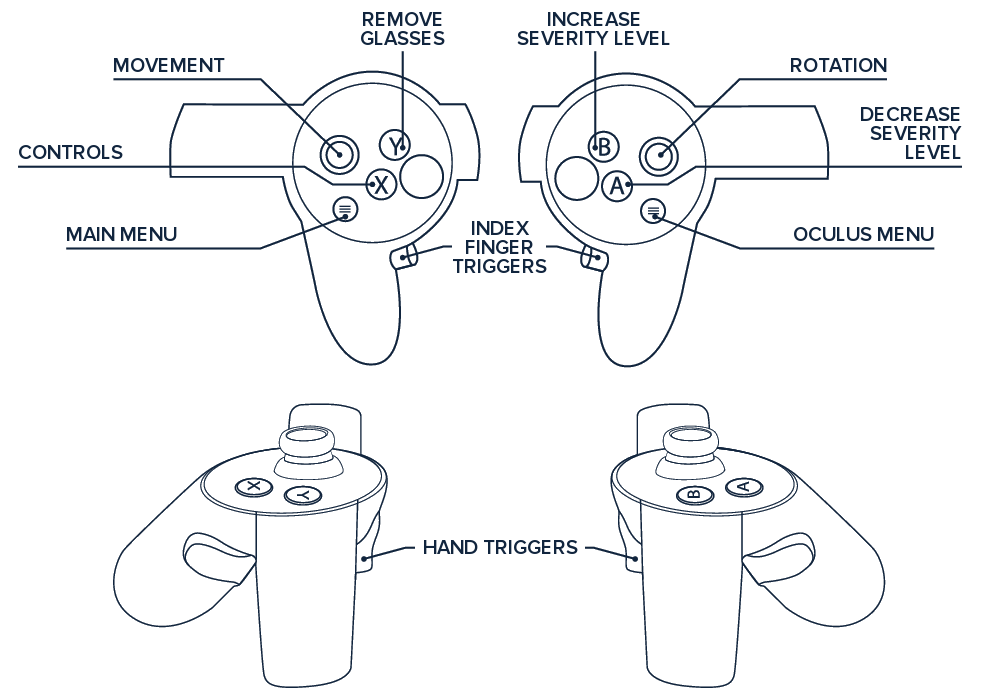
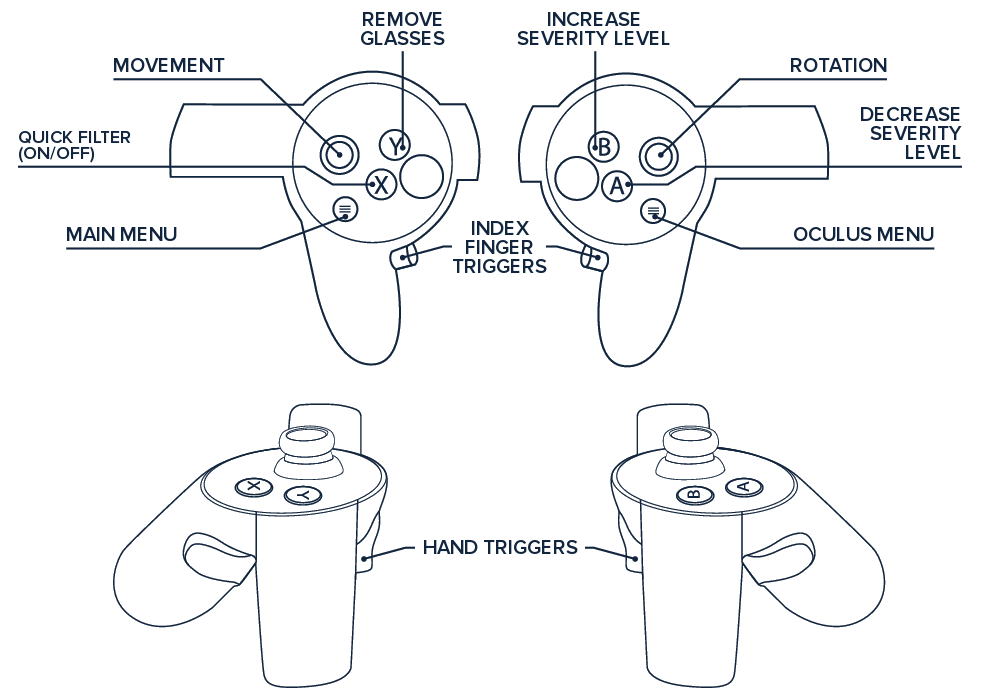
Layered file, before and after one edit (1000x700). Changes by layer:
renamed "CONTROLS" to "QUICK FILTER ...", painted on it over (19, 131, 131, 163)
